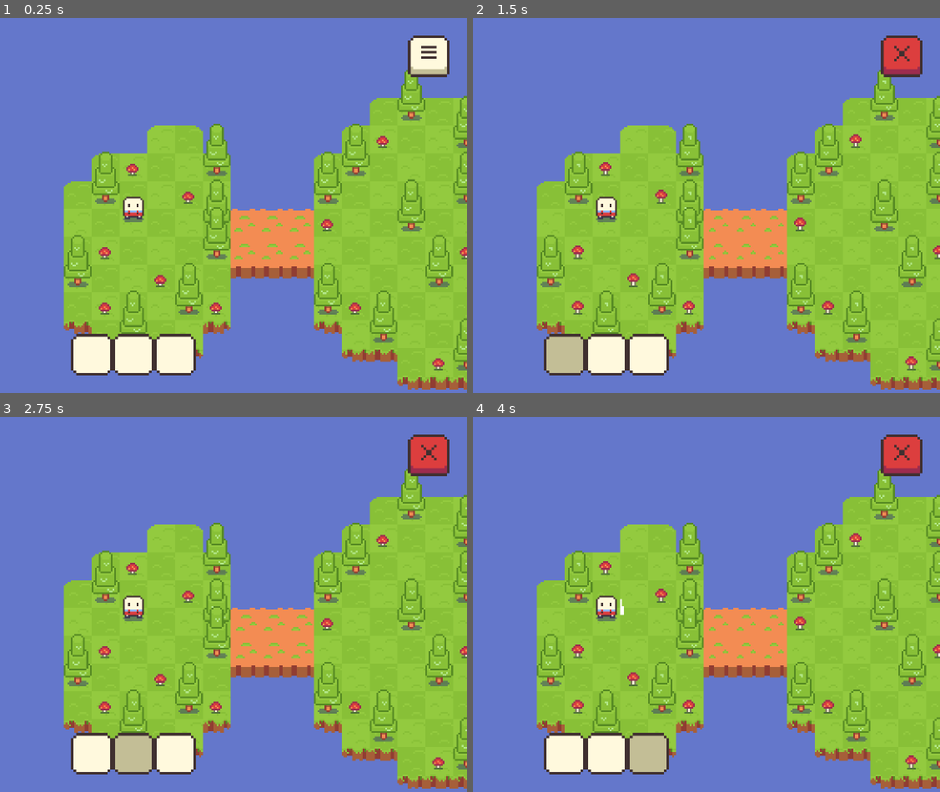
Above: before the commit, frames 1-4 (two rows, left to right).
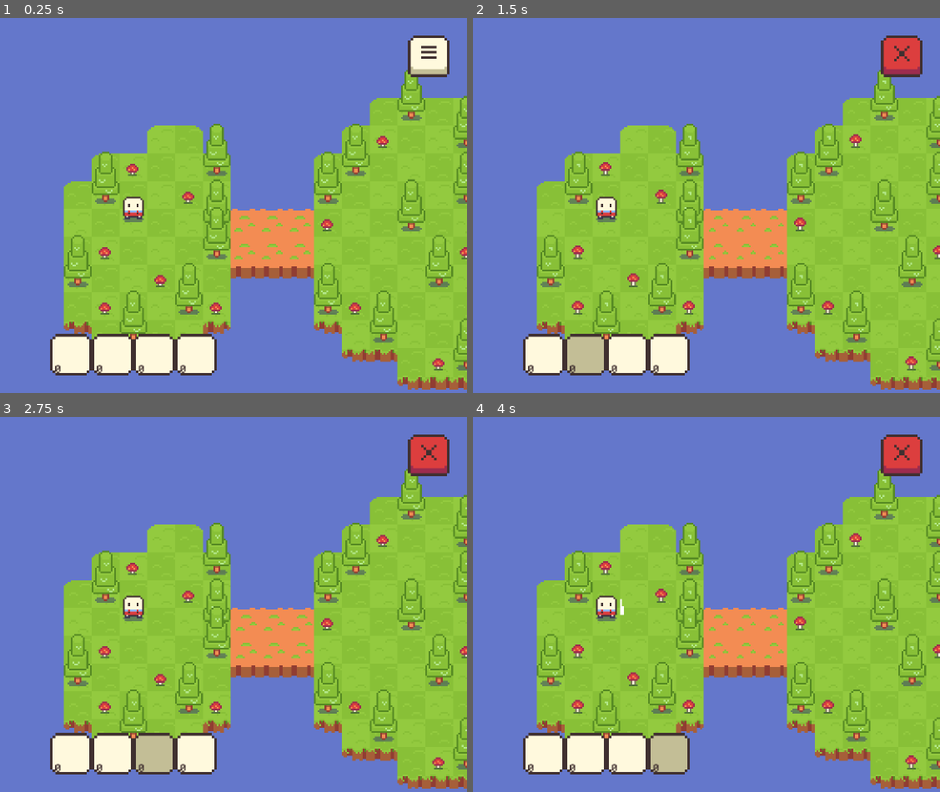
Above: after the commit, the same moments.

Repository: gitviini/Craft
Game: Godot game, scene res://scenes/world.tscn
Same seed, same stepped clock (60 frames per second), same inputs: the game is played once before the commit and once after it.
Inputs (mouse positions are in pixels of both pictures, inside the frame that each line leads up to):
- Up to frame 1 (0.25 s): no input
- Up to frame 2 (1.5 s): click (902, 55) at 0.5 s; click (566, 355) at 1.27 s
- Up to frame 3 (2.75 s): click (135, 754) at 2.02 s
- Up to frame 4 (4 s): click (650, 754) at 2.77 s; tap Enter (ui_accept) at 3.5, 3.77 s; move the mouse to (753, 585) at 3.52 s; hold Right (ui_right) from 3.53 s (still down)

The runs differ from the first frame. In frame 1, 2.0% of the frame differs, in the area x 10-47%, y 84-96%; in frame 2, 2.6%; in frame 3, 2.6%; in frame 4, 2.3%.

Commit message:
Solved issues of hotbar and slots: remake scenes and scripts

Diff:
--- /dev/null
+++ b/assets/scripts/inventory.gd
@@ -0,0 +1,26 @@
+extends Resource
+class_name Inventory
+
+signal inventory_update
+@export var _items: Array[Dictionary]
+
+func _insert(_new_item) -> void:
+	var _search_item
+	for _item in _items:
+		if _item.get("name") == _new_item.get("name"):
+			_search_item = _item
+			break
+
+	if _search_item:
+		_search_item.amount += _new_item.amount
+	else:
+		_items.append(
+			{
+				"name": _new_item.name,
+				"texture": _new_item.texture,
+				"amount": _new_item.amount
+			}
+		)
+
+	print("entrou")
+	inventory_update.emit(_items)
--- /dev/null
+++ b/assets/scripts/item.gd
@@ -0,0 +1,42 @@
+extends Area2D
+class_name Item
+
+@export_category("Variables")
+@export var _inventory := preload("res://scenes/inventory.tres")
+@export var _name: StringName
+@export var _animation:AnimationPlayer
+@export var _texture: Texture2D
+@export var _range_position:int = 6
+var _can_collect:bool = false
+
+func _ready() -> void:
+	$Spawn_light.visible = true
+	$Spawn_light.play("spawn_light")
+	await get_tree().create_timer(0.1).timeout
+	$Spawn_light.visible = false
+	_animation.play("spawn")
+	$CollectTimer.start()
+
+func _set_global_position(_position: Vector2) -> void:
+	global_position = Vector2(
+		_position.x + randi_range(_range_position * -1, _range_position),
+		_position.y + randi_range(_range_position * -1, _range_position)
+	)
+
+func _on_body_entered(_body: Node2D) -> void:
+	if _body is Person and _can_collect:
+		var _item = {
+			"name": _name,
+			"texture": _texture,
+			"amount": 1
+		}
+		_inventory._insert(_item)
+		queue_free()
+
+func _animation_finish(_anim_name: StringName) -> void:
+	_animation.play("idle")
+
+
+func _on_collect_timer_timeout() -> void:
+	$Collision.disabled = false
+	_can_collect = true
--- a/assets/scripts/player.gd
+++ b/assets/scripts/player.gd
@@ -2,7 +2,6 @@
 class_name Person
 
 @export_category("Variables")
-@export var _inventory := preload("res://scenes/inventory.tres")
 @export var SPEED:int = 50
 @export var _direction:Vector2 = Vector2.ZERO
 @export var _flip_h:bool = false
--- a/assets/scripts/slot.gd
+++ b/assets/scripts/slot.gd
@@ -1,39 +1,22 @@
-extends TextureButton
+extends Control
 class_name Slot
 
-signal slot_selected
-@export_category("Variables")
-@onready var _container := $Container
-@export var _sprite: Sprite2D
-@export var _label: Label
-@export var _can_drag: bool
-@export var _selected: bool
-@export var _initial_position: Vector2
+
+@export var _inventory := preload("res://scenes/inventory.tres")
+@export var _sprite:Sprite2D
+@export var _label:Label
+@export var _index:int
 
 func _ready() -> void:
-	set_process(false)
+	_inventory.inventory_update.connect(_update)
 
-func _update(_texture: CompressedTexture2D, _amount: int) -> void:
-	_initial_position = _container.global_position
-	_sprite.texture = _texture
-	_sprite.hframes = 3
-	_sprite.frame = 0
-	_label.text = str(_amount)
+func _update(_items: Array[Dictionary]):
+	var _item = _items.get(_index)
 
-func _process(_delta: float) -> void:
-	_container.global_position = get_global_mouse_position()
+	if _item:
+		_sprite.texture =  _item.texture
+		_label.text = str(_item.amount)
+		return
 
-func _on_pressed() -> void:
-	slot_selected.emit()
-
-func _on_button_down() -> void:
-	_selected = true
-	$DragCoolDownTimer.start()
-
-func _on_button_up() -> void:
-	_selected = false
-	set_process(_selected)
-	_container.global_position = _initial_position
-
-func _on_drag_cool_down_timer_timeout() -> void:
-	set_process(_selected)
+	_sprite.texture = load("res://assets/images/sprites/inventory/empty.png")
+	_label.text = ""
--- /dev/null
+++ b/assets/scripts/tool_bar.gd
@@ -0,0 +1,16 @@
+extends CanvasLayer
+class_name ToolBar
+
+@export var _container:GridContainer
+@export var _slot_scene := preload("res://scenes/slot.tscn")
+@export var _amount_slots := 4
+@export var _cell_size_x := 24
+
+func _ready() -> void:
+	_container.columns = _amount_slots
+	_container.size.x = _cell_size_x * _amount_slots
+	_container.position.x -= _container.size.x / 2
+	for _i in range(_amount_slots):
+		var _slot = _slot_scene.instantiate()
+		_slot._index = _i
+		_container.add_child(_slot)
--- a/inventory.gd
+++ /dev/null
@@ -1,37 +0,0 @@
-extends Resource
-class_name inventory
-
-signal inventory_update
-
-@export var _items := {}
-@export var _max_inventory_length := 5
-@export var _max_item_amount := 5
-@export var _hot_bar := {}
-@export var _max_hot_bar_length := 3
-
-func verify_item_amount(_item_name: StringName) -> bool:
-	return _items.get(_item_name, {}).get("amount", 0) < _max_item_amount
-
-func insert(_item: Dictionary) -> bool:
-	if len(_items.keys()) > _max_inventory_length:
-		return false
-
-	var _amount = _items.get(_item.name, {}).get("amount", 0)
-
-	if not verify_item_amount(_item.name):
-		return false
-
-	_items[_item.name] = {
-		"name": _item.name,
-		"texture": _item.texture,
-		"amount": _amount + 1
-	}
-
-	update()
-	return true
-
-func update() -> void:
-	#print(_items)
-	for _item in _items:
-		pass
-	inventory_update.emit()
--- a/item.gd
+++ /dev/null
@@ -1,71 +0,0 @@
-extends Area2D
-
-
-@export_category("Variables")
-@export var _name: StringName
-@export var _animation:AnimationPlayer
-@export var _texture: Texture2D
-@export var _range_position:int = 6
-@export var _inventory : Resource = preload("res://scenes/inventory.tres")
-var _can_collect:bool = false
-var _speed:int = 50
-var _velocity:Vector2 = Vector2.ZERO
-var _global_position_body_entered:Vector2 = Vector2.ZERO
-var _body_entered:bool = false
-
-func _ready() -> void:
-	$Spawn_light.visible = true
-	$Spawn_light.play("spawn_light")
-	await get_tree().create_timer(0.1).timeout
-	$Spawn_light.visible = false
-	_animation.play("spawn")
-	$CollectTimer.start()
-
-
-func _process(_delta: float) -> void:
-	_can_collect = _inventory.verify_item_amount(_name)
-	for _body in $PushArea.get_overlapping_bodies():
-		if _body is Person and _can_collect:
-			_velocity = _body.global_position - global_position
-			_velocity.limit_length(1)
-
-func _physics_process(_delta: float) -> void:
-	if _can_collect:
-		position += (_velocity.normalized() * _speed) * _delta
-
-func _set_global_position(_position: Vector2) -> void:
-	global_position = Vector2(
-		_position.x + randi_range(_range_position * -1, _range_position),
-		_position.y + randi_range(_range_position * -1, _range_position)
-	)
-
-func _on_body_entered(_body: Node2D) -> void:
-	if _body is Person and _can_collect:
-		var _item = {
-			"name": _name,
-			"texture": _texture
-		}
-		if _inventory.insert(_item):
-			queue_free()
-
-func _animation_finish(_anim_name: StringName) -> void:
-	_animation.play("idle")
-
-
-func _on_collect_timer_timeout() -> void:
-	$Collision.disabled = false
-	_can_collect = true
-	$PushArea/PushCollision.disabled = false
-
-
-func _on_push_area_body_entered(_body: Node2D) -> void:
-	if _body is Person and _can_collect:
-		set_process(true)
-		set_physics_process(true)
-
-
-func _on_push_area_body_exited(_body: Node2D) -> void:
-	if _body is Person and _can_collect:
-		_velocity = Vector2.ZERO
-		set_process(false)
-		set_physics_process(false)
--- a/scenes/inventory.tres
+++ b/scenes/inventory.tres
@@ -1,11 +1,7 @@
-[gd_resource type="Resource" script_class="inventory" load_steps=2 format=3 uid="uid://b47q11r0ntm2u"]
+[gd_resource type="Resource" script_class="inventory" load_steps=2 format=3 uid="uid://b0r68ueauvtbi"]
 
-[ext_resource type="Script" uid="uid://bwv22sapljjvl" path="res://inventory.gd" id="1_8pjxv"]
+[ext_resource type="Script" uid="uid://drb7dnm71in2y" path="res://assets/scripts/inventory.gd" id="1_8pjxv"]
 
 [resource]
 script = ExtResource("1_8pjxv")
 _items = []
-_max_inventory_length = 5
-_hot_bar = []
-_max_hot_bar_length = 3
-metadata/_custom_type_script = "uid://bwv22sapljjvl"
--- a/scenes/item.tscn
+++ b/scenes/item.tscn
@@ -1,10 +1,10 @@
-[gd_scene load_steps=8 format=3 uid="uid://c3osvi8d83tro"]
+[gd_scene load_steps=7 format=3 uid="uid://c3osvi8d83tro"]
 
-[ext_resource type="Script" uid="uid://bf4hbo7sj5v43" path="res://item.gd" id="1_4gq7n"]
+[ext_resource type="Script" uid="uid://bf4hbo7sj5v43" path="res://assets/scripts/item.gd" id="1_s8enn"]
 [ext_resource type="Texture2D" uid="uid://cbret0t14tmc0" path="res://assets/images/sprites/interactable/items/spawn_sprite_sheet.png" id="2_s8enn"]
 
 [sub_resource type="CircleShape2D" id="CircleShape2D_s8enn"]
-radius = 3.0
+radius = 6.0
 
 [sub_resource type="AtlasTexture" id="AtlasTexture_s8enn"]
 atlas = ExtResource("2_s8enn")
@@ -28,11 +28,8 @@
 "speed": 1.0
 }]
 
-[sub_resource type="CircleShape2D" id="CircleShape2D_6muww"]
-radius = 16.0
-
 [node name="Item" type="Area2D"]
-script = ExtResource("1_4gq7n")
+script = ExtResource("1_s8enn")
 
 [node name="Collision" type="CollisionShape2D" parent="."]
 shape = SubResource("CircleShape2D_s8enn")
@@ -47,13 +44,5 @@
 animation = &"spawn_light"
 frame_progress = 0.766572
 
-[node name="PushArea" type="Area2D" parent="."]
-
-[node name="PushCollision" type="CollisionShape2D" parent="PushArea"]
-shape = SubResource("CircleShape2D_6muww")
-disabled = true
-
 [connection signal="body_entered" from="." to="." method="_on_body_entered"]
 [connection signal="timeout" from="CollectTimer" to="." method="_on_collect_timer_timeout"]
-[connection signal="body_entered" from="PushArea" to="." method="_on_push_area_body_entered"]
-[connection signal="body_exited" from="PushArea" to="." method="_on_push_area_body_exited"]
--- a/scenes/slot.tscn
+++ b/scenes/slot.tscn
@@ -1,73 +1,67 @@
-[gd_scene load_steps=8 format=3 uid="uid://bnuyjsh7xmmc6"]
+[gd_scene load_steps=7 format=3 uid="uid://djn1wcnn7mt8d"]
 
 [ext_resource type="Texture2D" uid="uid://p3hs5ofxr7bl" path="res://assets/images/sprites/inventory/inventory_box.png" id="1_5f2j7"]
 [ext_resource type="Texture2D" uid="uid://bymten4rwvedq" path="res://assets/images/sprites/inventory/inventory_box_pressed.png" id="2_sjnr7"]
-[ext_resource type="Script" uid="uid://ffwg8hsjk8k5" path="res://assets/scripts/slot.gd" id="3_n3jes"]
+[ext_resource type="Script" uid="uid://cymrbx0yqtuhg" path="res://assets/scripts/slot.gd" id="3_n3jes"]
 [ext_resource type="FontFile" uid="uid://dry3kexrlpikm" path="res://assets/font/font.ttf" id="4_cs5ta"]
+[ext_resource type="Texture2D" uid="uid://bdrncjxwv3kkn" path="res://assets/images/sprites/inventory/empty.png" id="4_sjnr7"]
 
-[sub_resource type="InputEventKey" id="InputEventKey_c4nwd"]
-device = -1
-keycode = 49
-unicode = 49
-
-[sub_resource type="Shortcut" id="Shortcut_c4fra"]
-events = [SubResource("InputEventKey_c4nwd")]
-
-[sub_resource type="LabelSettings" id="LabelSettings_a6gqn"]
+[sub_resource type="LabelSettings" id="LabelSettings_n3jes"]
 font = ExtResource("4_cs5ta")
 font_size = 6
 font_color = Color(0.25098, 0.188235, 0.188235, 1)
-outline_color = Color(0.25098, 0.188235, 0.188235, 1)
 
-[node name="Slot" type="TextureButton" node_paths=PackedStringArray("_sprite", "_label")]
+[node name="Slot" type="Control" node_paths=PackedStringArray("_sprite", "_label")]
+layout_mode = 3
+anchors_preset = 0
+size_flags_vertical = 8
+script = ExtResource("3_n3jes")
+_sprite = NodePath("TextureButton/Box/Container/Control/Sprite2D")
+_label = NodePath("TextureButton/Box/Label")
+
+[node name="TextureButton" type="TextureButton" parent="."]
+layout_mode = 0
 offset_right = 24.0
 offset_bottom = 24.0
-size_flags_horizontal = 3
-size_flags_vertical = 3
 focus_mode = 1
-shortcut = SubResource("Shortcut_c4fra")
+action_mode = 0
 texture_normal = ExtResource("1_5f2j7")
 texture_pressed = ExtResource("2_sjnr7")
 texture_focused = ExtResource("2_sjnr7")
 stretch_mode = 0
-script = ExtResource("3_n3jes")
-_sprite = NodePath("Container/Sprite2D")
-_label = NodePath("Container/Label")
-_can_drag = true
+metadata/_edit_use_anchors_ = true
 
-[node name="Container" type="Control" parent="."]
+[node name="Box" type="Control" parent="TextureButton"]
+layout_mode = 1
 anchors_preset = 0
-offset_left = 12.0
-offset_top = 12.0
-offset_right = 12.0
-offset_bottom = 12.0
+offset_right = 24.0
+offset_bottom = 24.0
+mouse_filter = 2
 
-[node name="Sprite2D" type="Sprite2D" parent="Container"]
-z_index = 99
+[node name="Container" type="CenterContainer" parent="TextureButton/Box"]
+layout_mode = 2
+offset_right = 24.0
+offset_bottom = 24.0
+
+[node name="Control" type="Control" parent="TextureButton/Box/Container"]
+layout_mode = 2
+
+[node name="Sprite2D" type="Sprite2D" parent="TextureButton/Box/Container/Control"]
 scale = Vector2(1.5, 1.5)
+texture = ExtResource("4_sjnr7")
+hframes = 3
 
-[node name="Label" type="Label" parent="Container"]
-z_index = 99
+[node name="Label" type="Label" parent="TextureButton/Box"]
 layout_mode = 1
-anchors_preset = 8
-anchor_left = 0.5
-anchor_top = 0.5
-anchor_right = 0.5
-anchor_bottom = 0.5
-offset_left = -9.0
-offset_top = -12.0
-offset_right = 12.0
-offset_bottom = 11.0
-grow_horizontal = 2
-grow_vertical = 2
-label_settings = SubResource("LabelSettings_a6gqn")
+anchors_preset = 3
+anchor_left = 1.0
+anchor_top = 1.0
+anchor_right = 1.0
+anchor_bottom = 1.0
+offset_left = -21.0
+offset_top = -7.0
+grow_horizontal = 0
+grow_vertical = 0
+text = "0"
+label_settings = SubResource("LabelSettings_n3jes")
 vertical_alignment = 2
-
-[node name="DragCoolDownTimer" type="Timer" parent="."]
-wait_time = 0.25
-one_shot = true
-
-[connection signal="button_down" from="." to="." method="_on_button_down"]
-[connection signal="button_up" from="." to="." method="_on_button_up"]
-[connection signal="pressed" from="." to="." method="_on_pressed"]
-[connection signal="timeout" from="DragCoolDownTimer" to="." method="_on_drag_cool_down_timer_timeout"]
--- a/scenes/tool_bar.tscn
+++ b/scenes/tool_bar.tscn
@@ -1,28 +1,19 @@
-[gd_scene load_steps=2 format=3 uid="uid://c78tsiet61bh8"]
+[gd_scene load_steps=2 format=3 uid="uid://d2ofelegykfr1"]
 
-[ext_resource type="Script" uid="uid://1j2i0fitjo1m" path="res://tool_bar.gd" id="1_s5xok"]
+[ext_resource type="Script" uid="uid://bh0kofshrh55f" path="res://assets/scripts/tool_bar.gd" id="1_m2m64"]
 
-[node name="ToolBar" type="CanvasLayer"]
-script = ExtResource("1_s5xok")
+[node name="ToolBar" type="CanvasLayer" node_paths=PackedStringArray("_container")]
+script = ExtResource("1_m2m64")
+_container = NodePath("Grid")
 
-[node name="ContainerToolBar" type="Control" parent="."]
-layout_mode = 3
+[node name="Grid" type="GridContainer" parent="."]
 anchors_preset = 7
 anchor_left = 0.5
 anchor_top = 1.0
 anchor_right = 0.5
 anchor_bottom = 1.0
-offset_left = -36.0
 offset_top = -34.0
-offset_right = 36.0
 grow_horizontal = 2
 grow_vertical = 0
-size_flags_vertical = 0
-
-[node name="Control" type="GridContainer" parent="ContainerToolBar"]
-layout_mode = 1
-offset_right = 72.0
-offset_bottom = 24.0
-theme_override_constants/h_separation = 0
-theme_override_constants/v_separation = 1
-columns = 3
+size_flags_horizontal = 3
+theme_override_constants/h_separation = 24
--- a/tool_bar.gd
+++ /dev/null
@@ -1,49 +0,0 @@
-extends CanvasLayer
-
-@export_category("Variables")
-@export var _inventory := preload("res://scenes/inventory.tres")
-@export var _slot_scene := preload("res://scenes/slot.tscn")
-@export var _hot_bar_slots: Array[Slot]
-@onready var _container_hot_bar_slots := $ContainerToolBar/Control
-
-func _ready() -> void:
-	_inventory.inventory_update.connect(_update)
-	_set_slots()
-
-func _set_slots() -> void:
-	_container_hot_bar_slots.columns = _inventory._max_hot_bar_length
-	for _i in _inventory._max_hot_bar_length:
-		var _slot = _slot_scene.instantiate()
-		_container_hot_bar_slots.add_child(_slot)
-		_hot_bar_slots.append(_slot)
-
-func _update() -> void:
-	for _i in range(len(_inventory._items.keys())):
-		var _slot = _hot_bar_slots.get(_i)
-		if not _slot: return
-		var _tool_name = _inventory._items.keys().get(_i)
-		var _texture = _inventory._items[_tool_name].get("texture")
-		var _amount = _inventory._items[_tool_name].get("amount")
-		print(_tool_name)
-		_slot._update(_texture, _amount)
-
-	#for i in range(len(_inventory._items.keys())):
-		#var _name = _inventory._items.keys()[i]
-		#var _tool = _tools[i]a
-		#var _texture = _inventory._items[_name].get("texture")
-		#var _amount = _inventory._items[_name].get("amount")
-		#
-		#var _tool_sprite = _tool.get_child(0)
-		#var _tool_amount = _tool.get_child(1)
-		#_tool_sprite.texture = _texture
-		#_tool_sprite.hframes = 3
-		#_tool_sprite.frame = 0
-		#_tool_amount.text = str(_amount)
-
-func _clear() -> void:
-	#for _tool in _tools:
-		#var _sprite = _tool.get_child(0)
-		#var _amount = _tool.get_child(1)
-		#_sprite.texture = Texture2D.new()
-		#_amount.text = ""
-	pass
Binary file added: assets/images/sprites/inventory/empty.png
Not shown, added: assets/images/sprites/inventory/empty.png.import
Not shown, added: assets/scripts/inventory.gd.uid
Renamed: item.gd.uid -> assets/scripts/item.gd.uid
Not shown, changed: assets/scripts/slot.gd.uid
Not shown, added: assets/scripts/tool_bar.gd.uid
Not shown, removed: inventory.gd.uid
Not shown: 1 places in scenes/hud.tscn that only renumber resources
Not shown, removed: tool_bar.gd.uid
